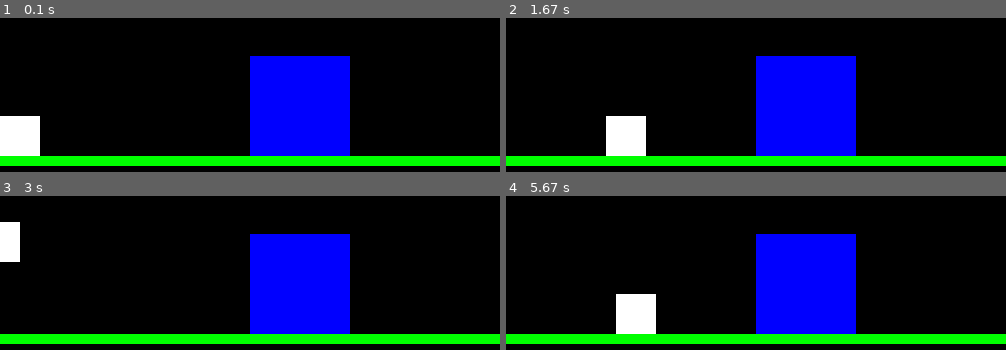
Above: before the commit, frames 1-4 (two rows, left to right).
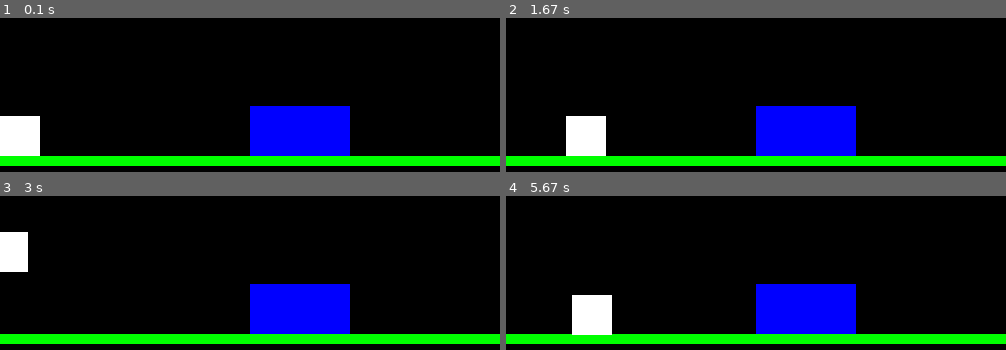
Above: after the commit, the same moments.

Repository: pawel998998/multiplayer-game-in-progress-
Game: pygame game, started from singleplayer/gra.py
Two runs of this game, one before a commit and one after it. Both use one fixed random seed, a clock stepped at 60 frames per second and the inputs below.
Inputs:
- Up to frame 1 (0.1 s): no input
- Up to frame 2 (1.67 s): hold W 0.83-1.3 s; hold D from 1.33 s (still down)
- Up to frame 3 (3 s): release D at 1.8 s; hold A 1.83-2.37 s; hold W from 2.83 s (still down)
- Up to frame 4 (5.67 s): release W at 3.2 s; hold W 4.9-5.2 s; hold D from 5.23 s (still down)

The runs differ from the first frame. In frame 1, 6.5% of the frame differs, in the area x 50-70%, y 24-58%; in frame 2, 11%, in the area x 12-70%, y 24-90%; in frame 3, 7.4%; in frame 4, 11%.

Commit message:
Add files via upload

Diff:
--- a/singleplayer/gra.py
+++ b/singleplayer/gra.py
@@ -1,76 +1,61 @@
 import pygame
-from func import *
-
+#######################
 pygame.init()
 screen = pygame.display.set_mode((500, 500))
-
+clock = pygame.time.Clock()
+def fps():
+    fps = 60
+    clock.tick(fps)
+    for event in pygame.event.get():
+        if event.type == pygame.QUIT: sys.exit()
 #######################
-
 player_x = 0
 player_y = 390
 
 jumping = False
-player_speed = 5
+player_speed = 3
 Y_GRAVITY = 0.5
 JUMP_HEIGHT = 10
 Y_VELOCITY = 0
-
+#######################
 floor = pygame.Rect(0, 400, 500, 10)
 floor2 = pygame.Rect(250, 300, 100, 100)
 player = pygame.Rect(player_x, player_y, 40, 40)
-
 #######################
-
 while True:
     fps()
-
     keys = pygame.key.get_pressed()
-
     if keys[pygame.K_w] and not jumping:
         jumping = True
         Y_VELOCITY = -JUMP_HEIGHT
 
-    if hit(player, floor) == True:
+    if player.colliderect(floor) == True:
         jumping = False
         Y_VELOCITY = 0
         player_y = floor.top - player.height
 
-    if hit(player, floor2) == True:
+    if player.colliderect(floor2) == True:
         jumping = False
         Y_VELOCITY = 0
         player_y = floor2.top - player.height
 
-    if not hit(player, floor) and not hit(player, floor2):
+    if not player.colliderect(floor) and not player.colliderect(floor2):
         jumping = True
 
     if jumping:
         Y_VELOCITY += Y_GRAVITY
         player_y += Y_VELOCITY
 
-        if hit(player, floor):
-            jumping = False
-            Y_VELOCITY = 0
-            player_y = floor.top - player.height
-
-        if hit(player, floor2):
-            jumping = False
-            Y_VELOCITY = 0
-            player_y = floor2.top - player.height
-
     if keys[pygame.K_a]:
         player_x -= player_speed
+
     if keys[pygame.K_d]:
         player_x += player_speed
-    if keys[pygame.K_w] and not jumping:
-        jumping = True
-        Y_VELOCITY = -JUMP_HEIGHT
-    if not keys[pygame.K_w]:
-        jumping = False
 
     screen.fill((0, 0, 0))
     floor = pygame.Rect(0, 400, 500, 10)
     floor = pygame.draw.rect(screen, (0, 255, 0), floor)
-    floor2 = pygame.Rect(250, 300, 100, 100)
+    floor2 = pygame.Rect(250, 350, 100, 50)
     floor2 = pygame.draw.rect(screen, (0, 0, 255), floor2)
     player = pygame.Rect(player_x, player_y, 40, 40)
     player = pygame.draw.rect(screen, (255, 255, 255), player)
